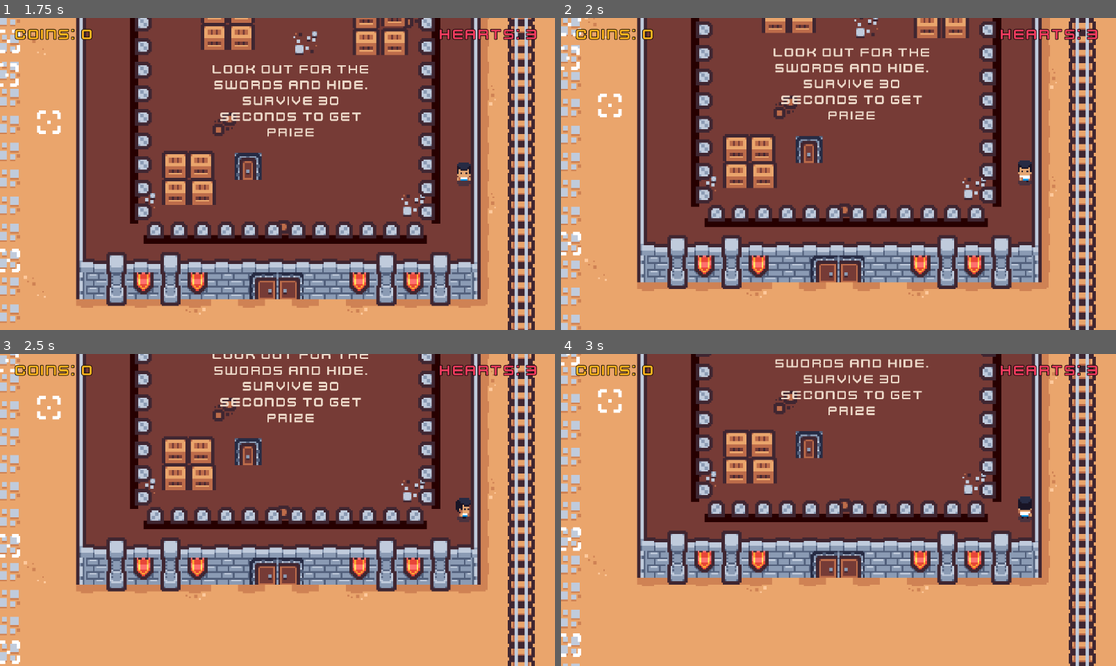
Above: before the commit, frames 1-4 (two rows, left to right).
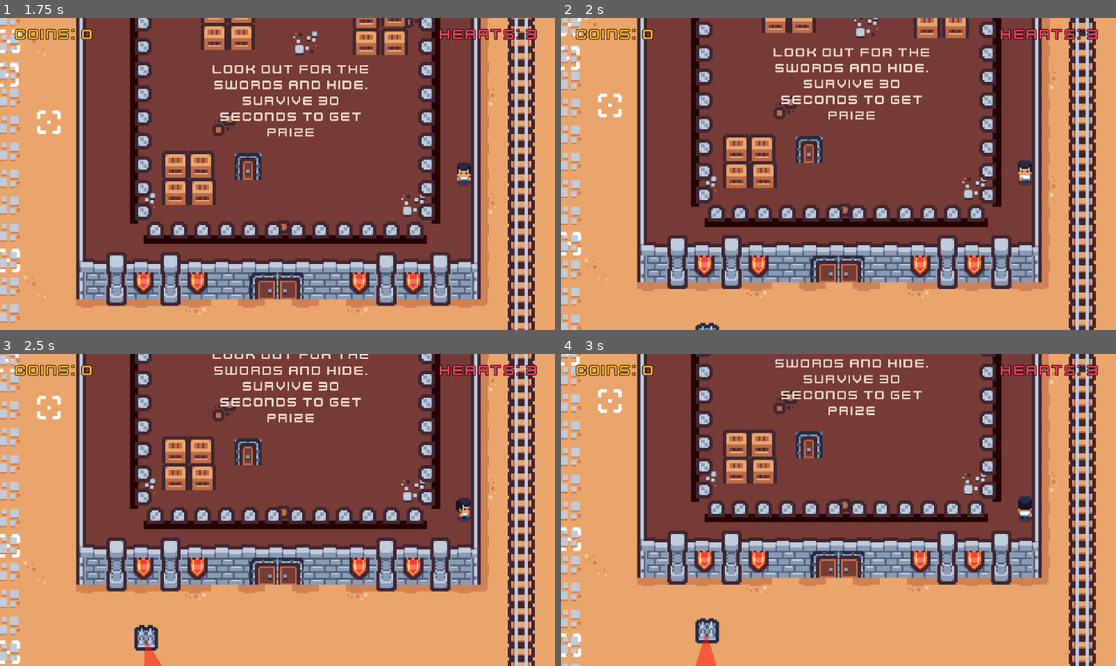
Above: after the commit, the same moments.

Repository: ki8yk8/game-dev-resolution
Game: Godot game, scene res://scenes/game_play.tscn
Same seed, same stepped clock (60 frames per second), same inputs: the game is played once before the commit and once after it.
Inputs (mouse positions are in pixels of both pictures, inside the frame that each line leads up to):
- Up to frame 1 (1.75 s): tap Enter at 0.5 s; move the mouse to (399, 158) at 0.52 s; hold D (right) 0.53-1.28 s; tap Space (action) at 0.6 s; click (399, 158) at 0.67 s; move the mouse to (166, 189) at 1.27 s; hold Down (down) from 1.28 s (still down); tap Alt at 1.35 s
- Up to frame 2 (2 s): keep holding Down (down)
- Up to frame 3 (2.5 s): move the mouse to (333, 441) at 2.02 s; release Down (down) at 2.03 s; hold D (right) from 2.03 s (still down); tap Shift at 2.1 s
- Up to frame 4 (3 s): move the mouse to (810, 572) at 2.77 s; release D (right) at 2.78 s; hold Up (up) from 2.78 s (still down); tap Space (action) at 2.85 s; click (810, 572) at 2.92 s

Frame 1 is identical in both runs. In frame 2, less than 0.1% of the frame differs, in the area x 24-29%, y 97-100%; in frame 3, 0.5%; in frame 4, 0.5%, in the area x 24-29%, y 84-100%.

Commit message:
adds some more obstacles in the game

Diff:
--- a/scenes/game_play.tscn
+++ b/scenes/game_play.tscn
@@ -652,6 +652,27 @@
 [node name="Treasure15" parent="Treasures" unique_id=1132080490 instance=ExtResource("4_hm83i")]
 position = Vector2(1109, -57)
 
+[node name="Treasure16" parent="Treasures" unique_id=1031577859 instance=ExtResource("4_hm83i")]
+position = Vector2(548, 346)
+
+[node name="Treasure17" parent="Treasures" unique_id=662397259 instance=ExtResource("4_hm83i")]
+position = Vector2(465, 552)
+
+[node name="Treasure18" parent="Treasures" unique_id=1339084036 instance=ExtResource("4_hm83i")]
+position = Vector2(-196, 530)
+
+[node name="Treasure19" parent="Treasures" unique_id=148815752 instance=ExtResource("4_hm83i")]
+position = Vector2(1338, 425)
+
+[node name="Treasure20" parent="Treasures" unique_id=328939991 instance=ExtResource("4_hm83i")]
+position = Vector2(183, 431)
+
+[node name="Treasure21" parent="Treasures" unique_id=598016889 instance=ExtResource("4_hm83i")]
+position = Vector2(241, 431)
+
+[node name="Treasure22" parent="Treasures" unique_id=965325522 instance=ExtResource("4_hm83i")]
+position = Vector2(646, 343)
+
 [node name="PathFollowers" type="Node2D" parent="." unique_id=268137617]
 
 [node name="GhostPath" type="Path2D" parent="PathFollowers" unique_id=138881730]
@@ -739,6 +760,14 @@
 [node name="SmallDoor" parent="Doors/SurvivalGameDoor" unique_id=724898892 instance=ExtResource("10_r1jqb")]
 position = Vector2(1190, 97)
 
+[node name="DoorPortal7" parent="Doors" unique_id=880691545 instance=ExtResource("9_k38ww")]
+
+[node name="SmallDoor" parent="Doors/DoorPortal7" unique_id=1393990009 instance=ExtResource("10_r1jqb")]
+position = Vector2(604, 456)
+
+[node name="SmallDoor2" parent="Doors/DoorPortal7" unique_id=121682657 instance=ExtResource("10_r1jqb")]
+position = Vector2(548, 423)
+
 [node name="Shooters" type="Node2D" parent="." unique_id=393014520]
 
 [node name="Shooter" parent="Shooters" unique_id=1020735068 instance=ExtResource("13_yksfn")]
@@ -859,6 +888,40 @@
 [node name="PushTrapShooter10" parent="PushTraps/PushTrap5" unique_id=1382230764 instance=ExtResource("16_0dypk")]
 position = Vector2(1078, -104)
 rotation = 3.1415927
+
+[node name="PushTrap6" parent="PushTraps" unique_id=1695120349 instance=ExtResource("14_gdvef")]
+
+[node name="PushTrapTrigger3" parent="PushTraps/PushTrap6" unique_id=1976293210 instance=ExtResource("15_audy8")]
+position = Vector2(470, 315)
+
+[node name="PushTrapShooter" parent="PushTraps/PushTrap6" unique_id=784611916 instance=ExtResource("16_0dypk")]
+position = Vector2(432, 474)
+
+[node name="PushTrapShooter2" parent="PushTraps/PushTrap6" unique_id=129294348 instance=ExtResource("16_0dypk")]
+position = Vector2(451, 474)
+
+[node name="PushTrapShooter3" parent="PushTraps/PushTrap6" unique_id=1250129991 instance=ExtResource("16_0dypk")]
+position = Vector2(470, 474)
+
+[node name="PushTrapShooter4" parent="PushTraps/PushTrap6" unique_id=1595973036 instance=ExtResource("16_0dypk")]
+position = Vector2(490, 473)
+
+[node name="PushTrapShooter5" parent="PushTraps/PushTrap6" unique_id=1898013335 instance=ExtResource("16_0dypk")]
+position = Vector2(534, 312)
+rotation = -1.5707964
+
+[node name="PushTrapShooter6" parent="PushTraps/PushTrap6" unique_id=1400075515 instance=ExtResource("16_0dypk")]
+position = Vector2(534, 296)
+rotation = -1.5707964
+
+[node name="PushTrapTrigger" parent="PushTraps/PushTrap6" unique_id=1655364523 instance=ExtResource("15_audy8")]
+position = Vector2(403, 309)
+
+[node name="PushTrapTrigger2" parent="PushTraps/PushTrap6" unique_id=1716555671 instance=ExtResource("15_audy8")]
+position = Vector2(439, 374)
+
+[node name="PushTrapTrigger4" parent="PushTraps/PushTrap6" unique_id=1368905193 instance=ExtResource("15_audy8")]
+position = Vector2(493, 414)
 
 [node name="Spiders" type="Node2D" parent="." unique_id=712004032]
 
@@ -1336,3 +1399,24 @@
 
 [node name="SurviveAttack" parent="." unique_id=603188585 instance=ExtResource("24_rygmw")]
 position = Vector2(1212, 47)
+
+[node name="Shooter" parent="." unique_id=1195562907 instance=ExtResource("13_yksfn")]
+position = Vector2(1129, 208)
+
+[node name="Shooter2" parent="." unique_id=1053983207 instance=ExtResource("13_yksfn")]
+position = Vector2(546, 394)
+
+[node name="Shooter3" parent="." unique_id=1184385060 instance=ExtResource("13_yksfn")]
+position = Vector2(669, 344)
+
+[node name="Shooter4" parent="." unique_id=1863107451 instance=ExtResource("13_yksfn")]
+position = Vector2(215, 458)
+
+[node name="Spider" parent="." unique_id=1205814972 instance=ExtResource("17_audy8")]
+position = Vector2(740, 416)
+
+[node name="Spider2" parent="." unique_id=63185825 instance=ExtResource("17_audy8")]
+position = Vector2(52, 536)
+
+[node name="Spider3" parent="." unique_id=1690464846 instance=ExtResource("17_audy8")]
+position = Vector2(1242, 533)
